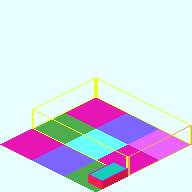
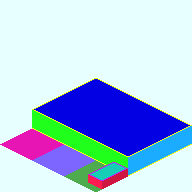
The second w=192, h=192 image is a revision of the first. Changes to its layers:
added layer "Wall T" in group "Hunger" over [34, 79, 190, 156]
added layer "Wall S" in group "Hunger" over [32, 80, 190, 168]
added layer "Wall E" in group "Hunger" over [34, 80, 192, 175]
painted on "Hunger Wired" over [128, 125, 192, 176]
